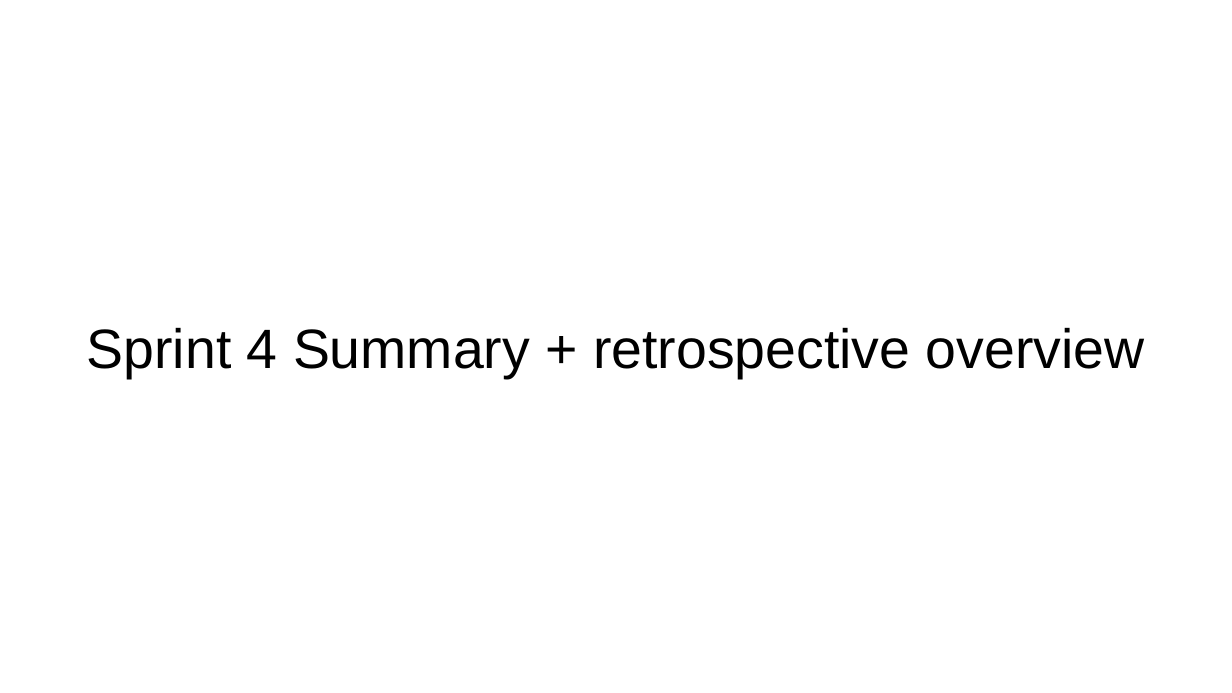
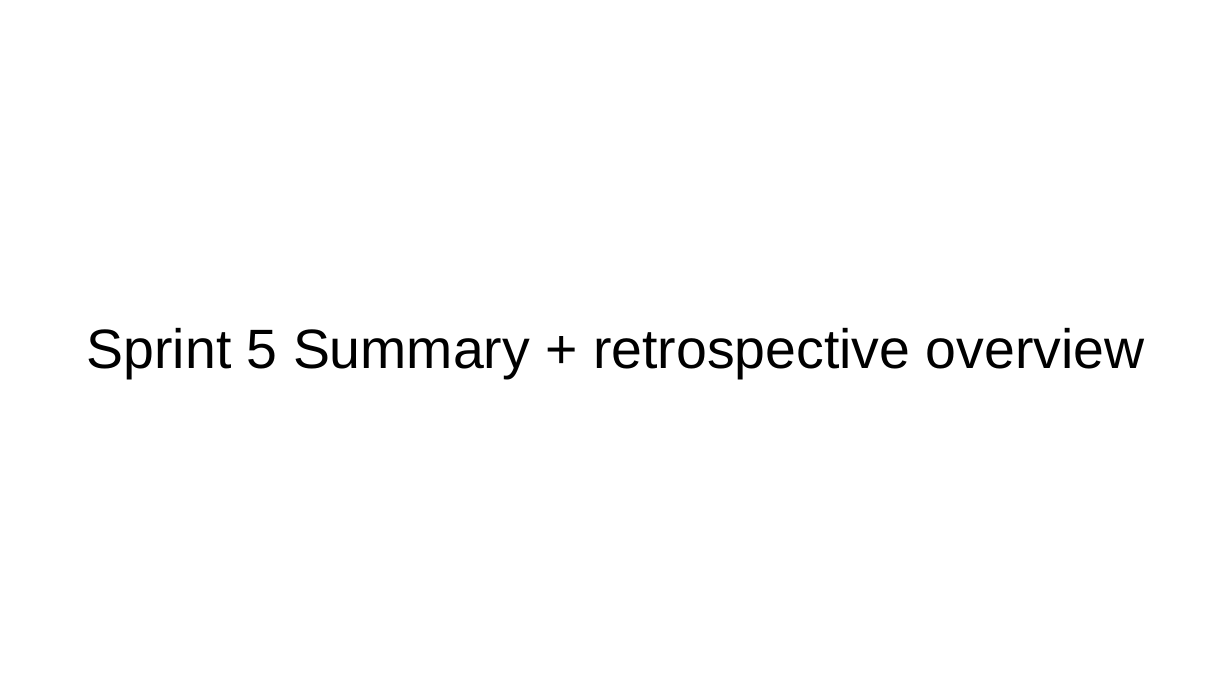
Before and after one commit to SOEN-390-Mini-Cap/CovidTracker, a slide deck: slide 10 of docs/Sprint 5 report/Sprint 5 presentation.pptx. Drawn at 1232x693 pixels with LibreOffice and Linux fonts; fonts in the diff are those of the drawing. Boxes give left, top, right and bottom in pixels: in the first picture for what was removed or moved away, otherwise in the second. Text is boxed around its words. In the diff, an @@ line names an element or a change of style, - is before the commit and + after.

Commit message:
COV-000: update sprint 5 ppt (#112)

```diff
--- a/docs/Sprint 5 report/Sprint 5 presentation.pptx
+++ b/docs/Sprint 5 report/Sprint 5 presentation.pptx
@@ title at [87, 327, 1145, 378]: text changed @@
-Sprint 4 Summary + retrospective overview
+Sprint 5 Summary + retrospective overview
```
Also in this commit, not shown: 11 other slides changed, 10 slides removed.
